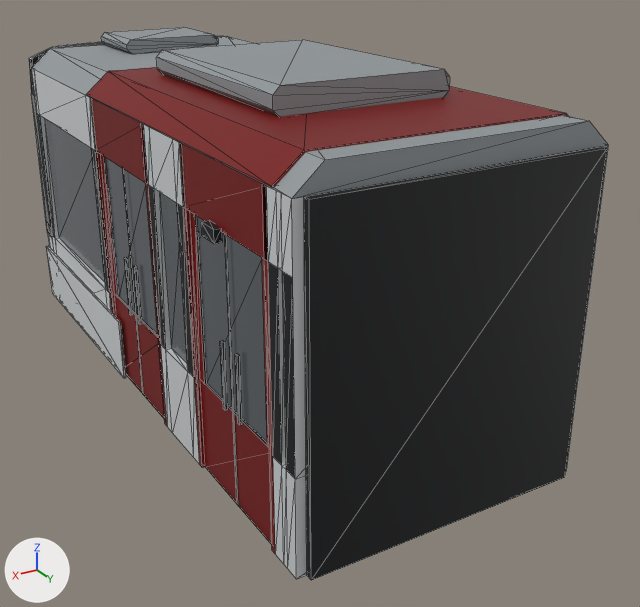
A saved change to the glTF model assets/models/52t-e.glb.
Rendered twice from a camera (50 mm lens) standing at (3.56, 7.55, 4.36) and looking at (-0.55, 0.69, 0.93). Lighting does not change. The marker at lower left points along +X, +Y and +Z. The older version comes first. Mesh edges are drawn as thin lines. Vertices at exactly the same position are counted once.

The first picture shows '52t-e'.
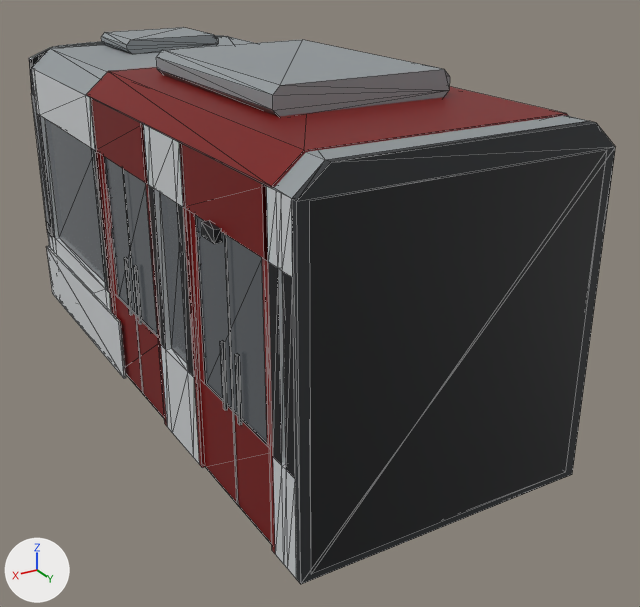
The change, as a diff of the scene's bpy script:
```diff
--- a/assets/models/52t-e.glb.py
+++ b/assets/models/52t-e.glb.py
@@ me_52t_e @@
 # used by ob_52t_e; location = (0.0, 0.0, 0.0)
-me_52t_e.from_pydata(...)  # 633 vertices, 1001 faces; spans x -1.3..1.3, y -3.48..3.45, z 0.0..3.36
+me_52t_e.from_pydata(...)  # 639 vertices, 1017 faces; spans x -1.3..1.3, y -3.48..3.45, z 0.0..3.36
+# me_52t_e part 1
+# 4 faces are deleted
+# 8 vertices move from x -1.17..1.17, y 3.39..3.45, z 0.3..2.95 to x -1.17..1.17, y 3.42..3.45, z 0.35..2.94
+# 6 new vertices lie (0.0, 0.06, 0.0) away from vertices in x -1.25..1.25, y 3.39, z 0.3..3.14
+# 20 new faces join them, mat_trim (dark grey #2e3134)
 me_52t_e.materials.append(mat_greylight)
```

Location of each change, [x1, y1, x2, y2] in pixels of the pictures (640 x 607 px; the box of a moved part takes in the faces that stretch with it):
'52t-e', reshaped
    before: [29, 27, 609, 580]
    after: [29, 27, 615, 584]
part 1 of me_52t_e, moved or reshaped
    before: [292, 145, 609, 580]
    after: [292, 121, 615, 584]
